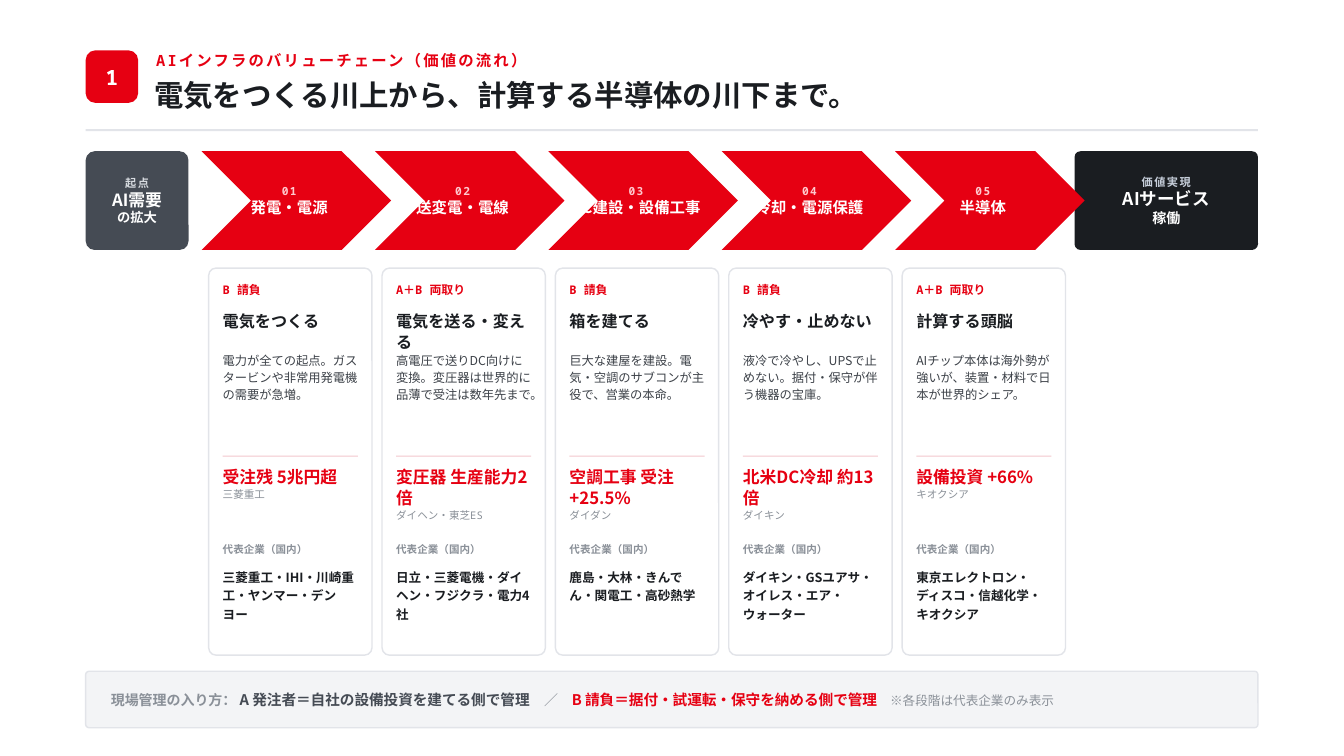
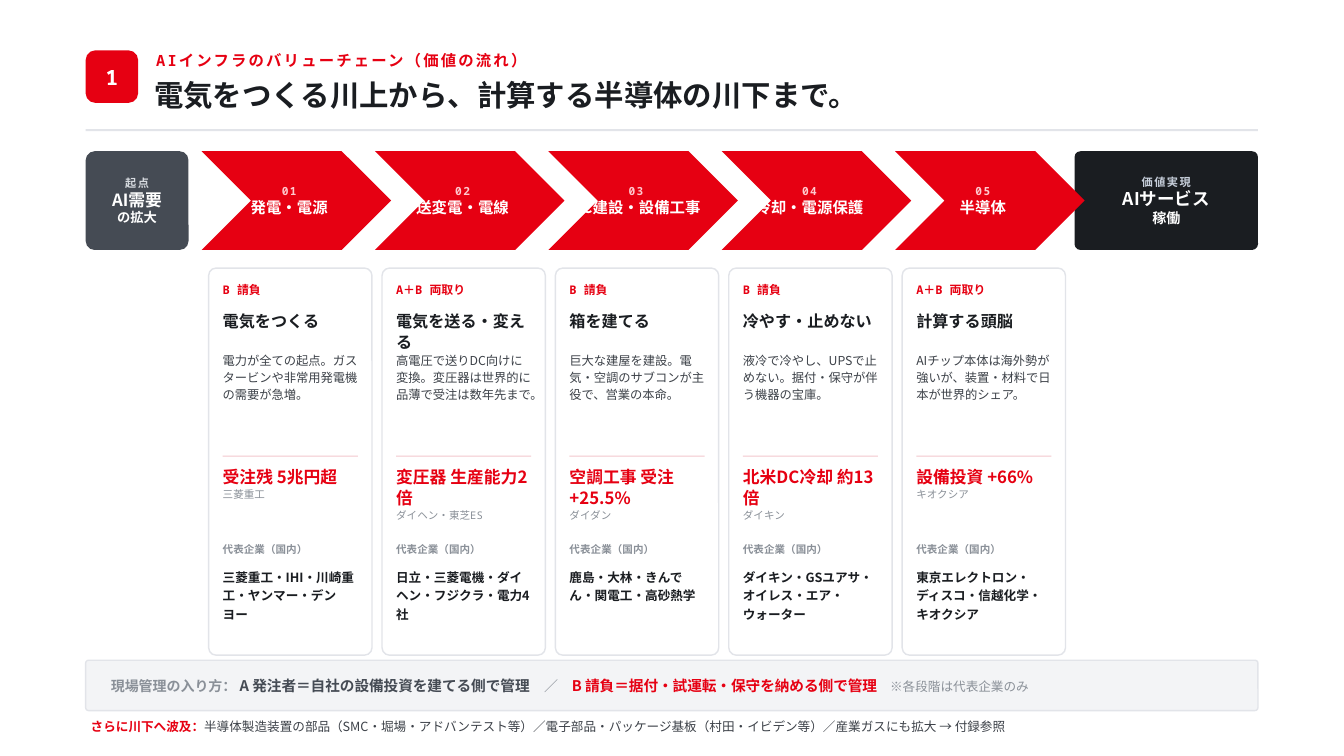
Before and after one commit to kogit834/AI-valuechain, a slide deck: slide 2 of output/andpad_ai_opportunity_deck.pptx. Drawn at 1344x756 pixels with LibreOffice and Linux fonts; fonts in the diff are those of the drawing. Boxes give left, top, right and bottom in pixels: in the first picture for what was removed or moved away, otherwise in the second. Text is boxed around its words. In the diff, an @@ line names an element or a change of style, - is before the commit and + after.

```diff
--- a/output/andpad_ai_opportunity_deck.pptx
+++ b/output/andpad_ai_opportunity_deck.pptx
@@ rounded rectangle: place and size @@
-rounded rectangle at <box>86,671,1258,728</box>
+rounded rectangle at <box>86,660,1258,711</box>
@@ text at <box>111,678,1029,693</box>: text changed @@
-現場管理の入り方： A 発注者＝自社の設備投資を建てる側で管理 ／ B 請負＝据付・試運転・保守を納める側で管理 ※各段階は代表企業のみ表示
+現場管理の入り方： A 発注者＝自社の設備投資を建てる側で管理 ／ B 請負＝据付・試運転・保守を納める側で管理 ※各段階は代表企業のみ
@@ text added at <box>91,720,1005,732</box>, 9 pt, text #3C4148 @@
+さらに川下へ波及：半導体製造装置の部品（SMC・堀場・アドバンテスト等）／電子部品・パッケージ基板（村田・イビデン等）／産業ガスにも拡大 → 付録参照
```
Also in this commit, not shown: 2 slides added, 3 other files.
